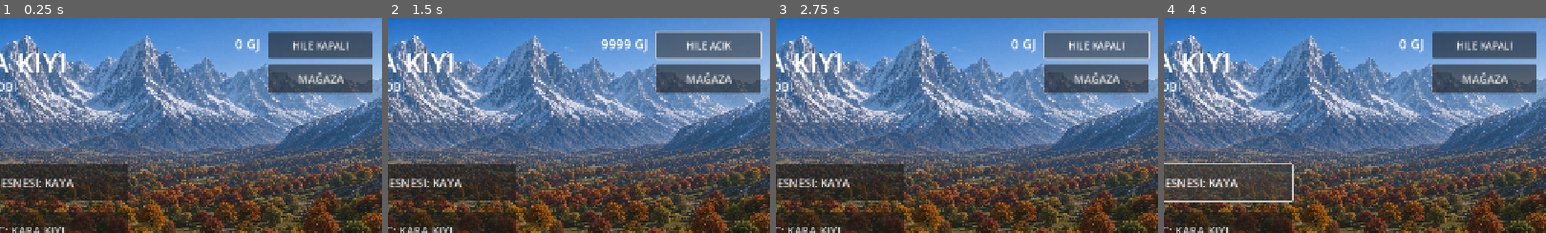
Above: before the commit, frames 1-4 (left to right).
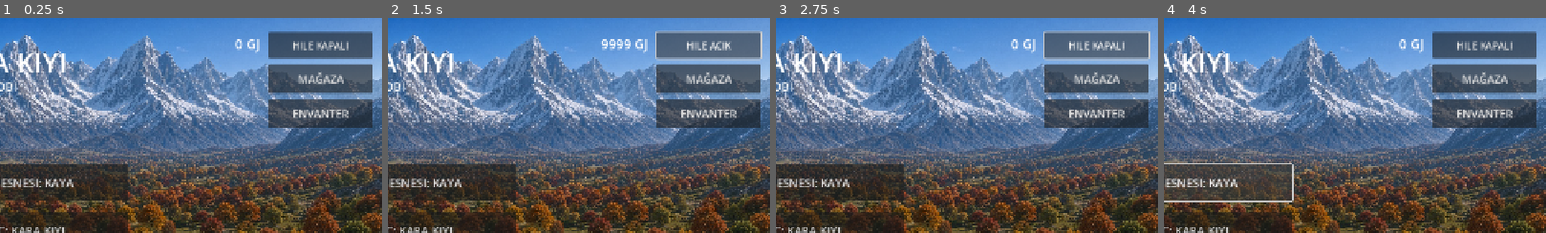
Above: after the commit, the same moments.

Repository: cantrsx-blip/GrayCardWars
Game: Godot game, scene res://scenes/Intro.tscn
Same seed, same stepped clock (60 frames per second), same inputs: the game is played once before the commit and once after it.
Inputs (mouse positions are % of the whole screen's width and height, from its top left):
- Up to frame 1 (0.25 s): no input
- Up to frame 2 (1.5 s): click (92, 22) at 0.5 s, where only the run after the commit has a clickable "ENVANTER"; click "HILE KAPALI" at 1.25 s
- Up to frame 3 (2.75 s): click "HILE ACIK" at 2 s
- Up to frame 4 (4 s): click "MAĞAZA" at 2.75 s; click "KARAKTER NESNESI: KAYA" at 3.5 s
The pictures show only the part of the screen within x 50-100%, y 0-50%; the shares and areas given below are measured in that part.

The runs differ from the first frame. In frame 1, 3.6% of the frame differs, in the area x 70-98%, y 37-52%; in frame 2, 3.6%; in frame 3, 3.6%; in frame 4, 3.6%.

Commit message:
Add inventory access to lobby

Diff:
--- a/scripts/intro.gd
+++ b/scripts/intro.gd
@@ -12,6 +12,7 @@
 var gj_label: Label
 var cheat_button: Button
 var store_panel: Panel
+var lobby_inventory_panel: Panel
 
 const CHARACTERS := ["KAYA", "S.A.Z", "AKREP"]
 const MAPS := ["KARA KIYI"]
@@ -71,6 +72,15 @@
 	store_button.add_theme_font_size_override("font_size",18)
 	store_button.pressed.connect(_toggle_store)
 	add_child(store_button)
+
+	var inventory_button=Button.new()
+	inventory_button.text="ENVANTER"
+	inventory_button.set_anchors_preset(Control.PRESET_TOP_RIGHT)
+	inventory_button.position=Vector2(-195,136)
+	inventory_button.size=Vector2(175,48)
+	inventory_button.add_theme_font_size_override("font_size",18)
+	inventory_button.pressed.connect(_toggle_lobby_inventory)
+	add_child(inventory_button)
 	_update_lobby_currency()
 
 	var panel=VBoxContainer.new()
@@ -143,6 +153,38 @@
 func _update_lobby_currency():
 	if gj_label: gj_label.text=str(gj_balance)+" GJ"
 	if cheat_button: cheat_button.text="HILE ACIK" if cheat_mode else "HILE KAPALI"
+
+func _toggle_lobby_inventory():
+	if lobby_inventory_panel==null:
+		_build_lobby_inventory()
+	lobby_inventory_panel.visible=not lobby_inventory_panel.visible
+
+func _build_lobby_inventory():
+	lobby_inventory_panel=Panel.new()
+	lobby_inventory_panel.set_anchors_preset(Control.PRESET_CENTER)
+	lobby_inventory_panel.position=Vector2(-390,-290)
+	lobby_inventory_panel.size=Vector2(780,580)
+	add_child(lobby_inventory_panel)
+	var title=Label.new()
+	title.text="ENVANTER"
+	title.position=Vector2(20,12)
+	title.size=Vector2(620,38)
+	title.add_theme_font_size_override("font_size",26)
+	lobby_inventory_panel.add_child(title)
+	var close=Button.new()
+	close.text="✕"
+	close.position=Vector2(712,10)
+	close.size=Vector2(50,38)
+	close.pressed.connect(_toggle_lobby_inventory)
+	lobby_inventory_panel.add_child(close)
+	var info=Label.new()
+	info.text="OYUNCU ENVANTERI"
+	info.position=Vector2(20,80)
+	info.size=Vector2(740,50)
+	info.horizontal_alignment=HORIZONTAL_ALIGNMENT_CENTER
+	info.add_theme_font_size_override("font_size",22)
+	lobby_inventory_panel.add_child(info)
+	lobby_inventory_panel.visible=true
 
 func _toggle_store():
 	if store_panel==null:
